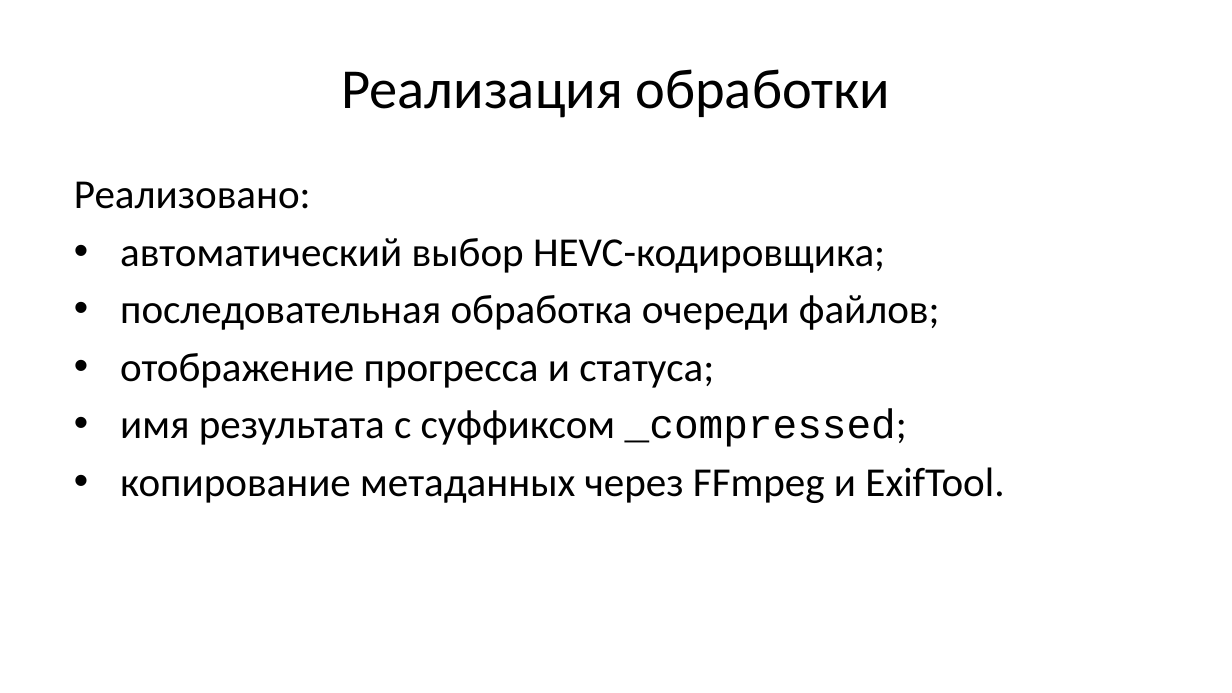
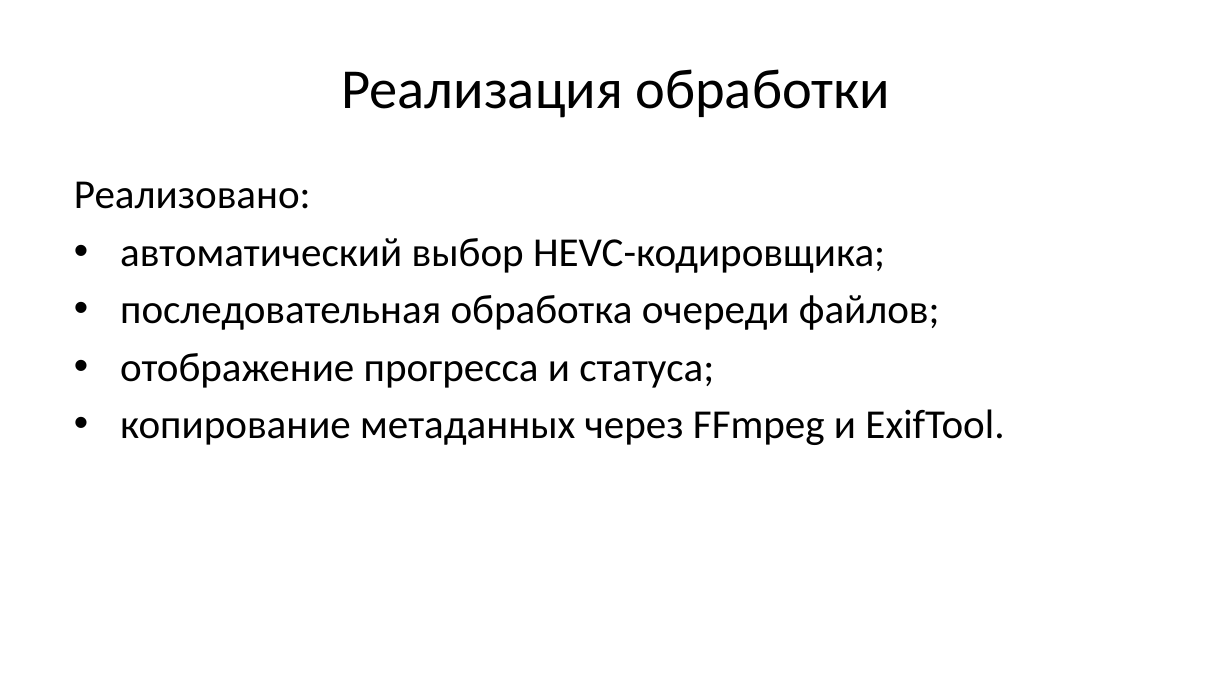
Before and after one commit to Wool5443/Study-data, a slide deck: slide 11 of Programming/Project/presentation/floppy-defense.odp (slide 12 before the commit). Drawn at 1232x693 pixels with LibreOffice and Linux fonts; fonts in the diff are those of the drawing. Boxes give left, top, right and bottom in pixels: in the first picture for what was removed or moved away, otherwise in the second. Text is boxed around its words. In the diff, an @@ line names an element or a change of style, - is before the commit and + after.

```diff
--- a/Programming/Project/presentation/floppy-defense.odp
+++ b/Programming/Project/presentation/floppy-defense.odp
@@ text at [120,409,907,447]: paragraph removed @@
-• имя результата с суффиксом _compressed;
```
Also in this commit, not shown: 13 other slides changed, 4 slides removed, 3 other files.
